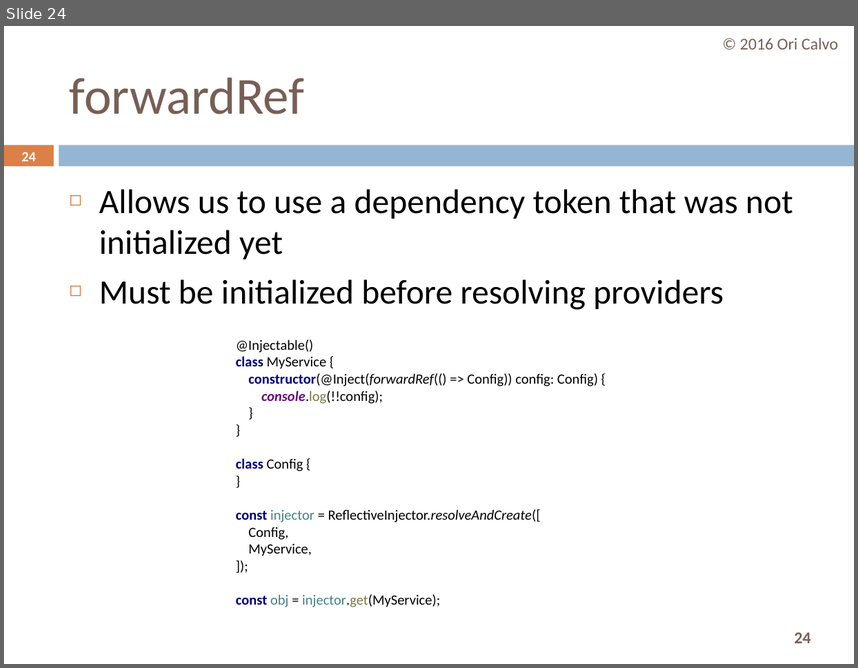
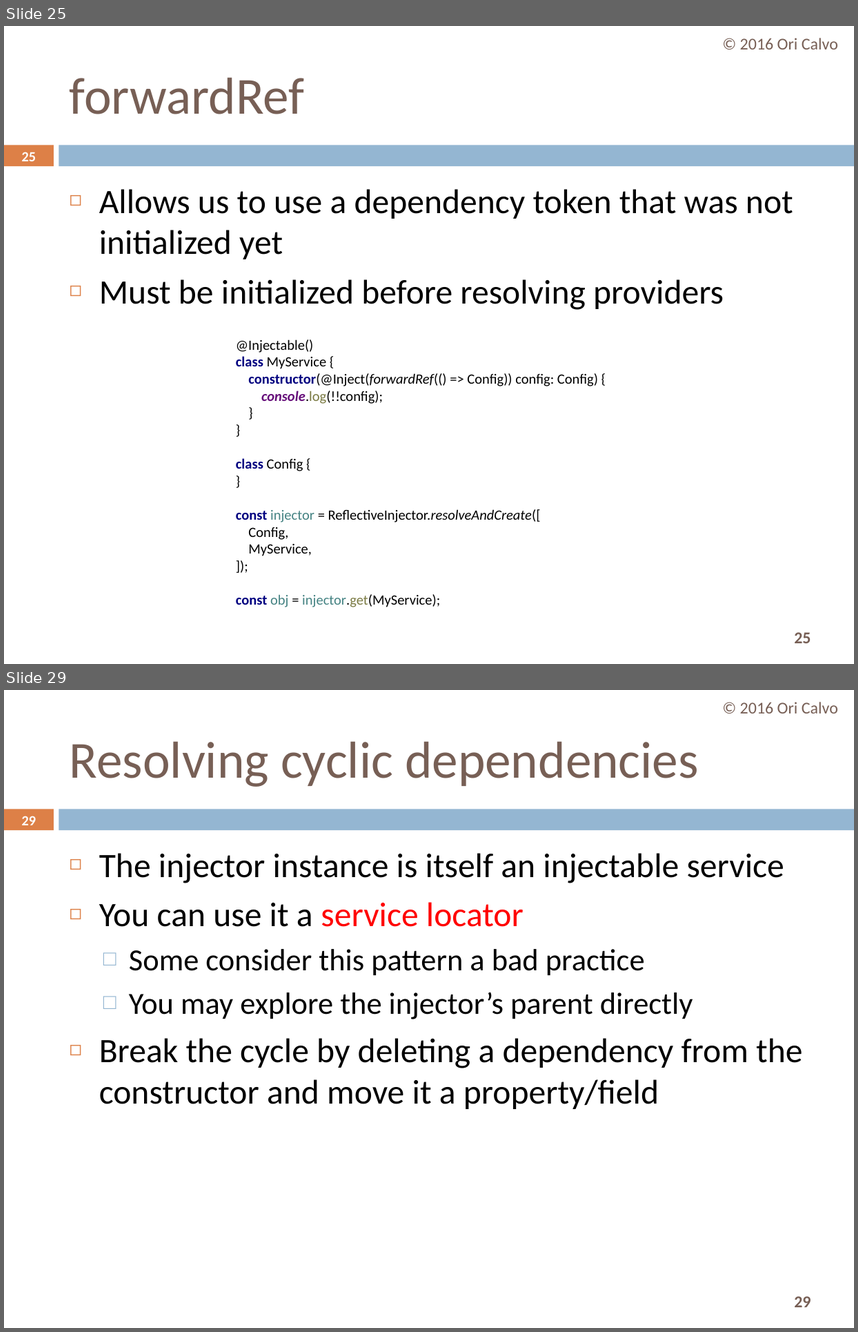
Before and after one commit to oricalvo/course-angular, a slide deck: PPTs/02 Dependency Injection.pptx. Shown one above the other, each under a label of ours: slide 24 before the commit, slides 25 and 29 after it; the slides between them are not shown. The pictures are 858x668 and 858x1332 pixels, drawn with LibreOffice and Linux fonts; fonts in the diff are those of the drawing. Boxes give left, top, right and bottom in pixels: in the first picture for what was removed or moved away, otherwise in the second. Text is boxed around its words. In the diff, an @@ line names an element or a change of style, - is before the commit and + after.

```diff
--- a/PPTs/02 Dependency Injection.pptx
+++ b/PPTs/02 Dependency Injection.pptx
@@ slide 29 added at [4, 690, 854, 1328], background #FFFFFF; not listed: 3 template elements that a slide beside it also shows @@
@@ text added at [740, 702, 838, 713], 14 pt, text #775F55 @@
+© 2016 Ori Calvo
@@ title added at [70, 741, 699, 787], 44 pt, text #775F55 @@
+Resolving cyclic dependencies
@@ page number added at [22, 816, 36, 825], 11.9 pt, text #FFFFFF, bold @@
+29
@@ text added at [99, 853, 802, 1109], 29 pt, text #000000 @@
+◻ The injector instance is itself an injectable service
+◻ You can use it a service locator
+  □ Some consider this pattern a bad practice
+  □ You may explore the injector’s parent directly
+◻ Break the cycle by deleting a dependency from the constructor and move it a property/field
@@ what was slide 24 is now slide 25 @@
@@ page number at [22, 152, 36, 161]: text changed @@
-24
+25
@@ page number at [794, 632, 811, 643]: text changed @@
-24
+25
```
Also in this commit, not shown: 2 slides changed, 6 other slides added, 5 other files.
